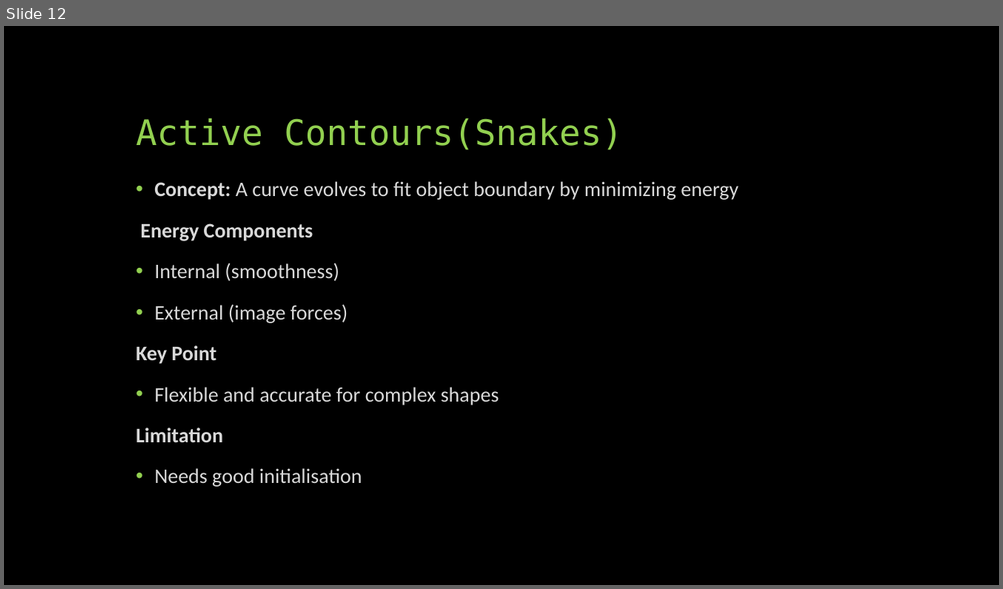
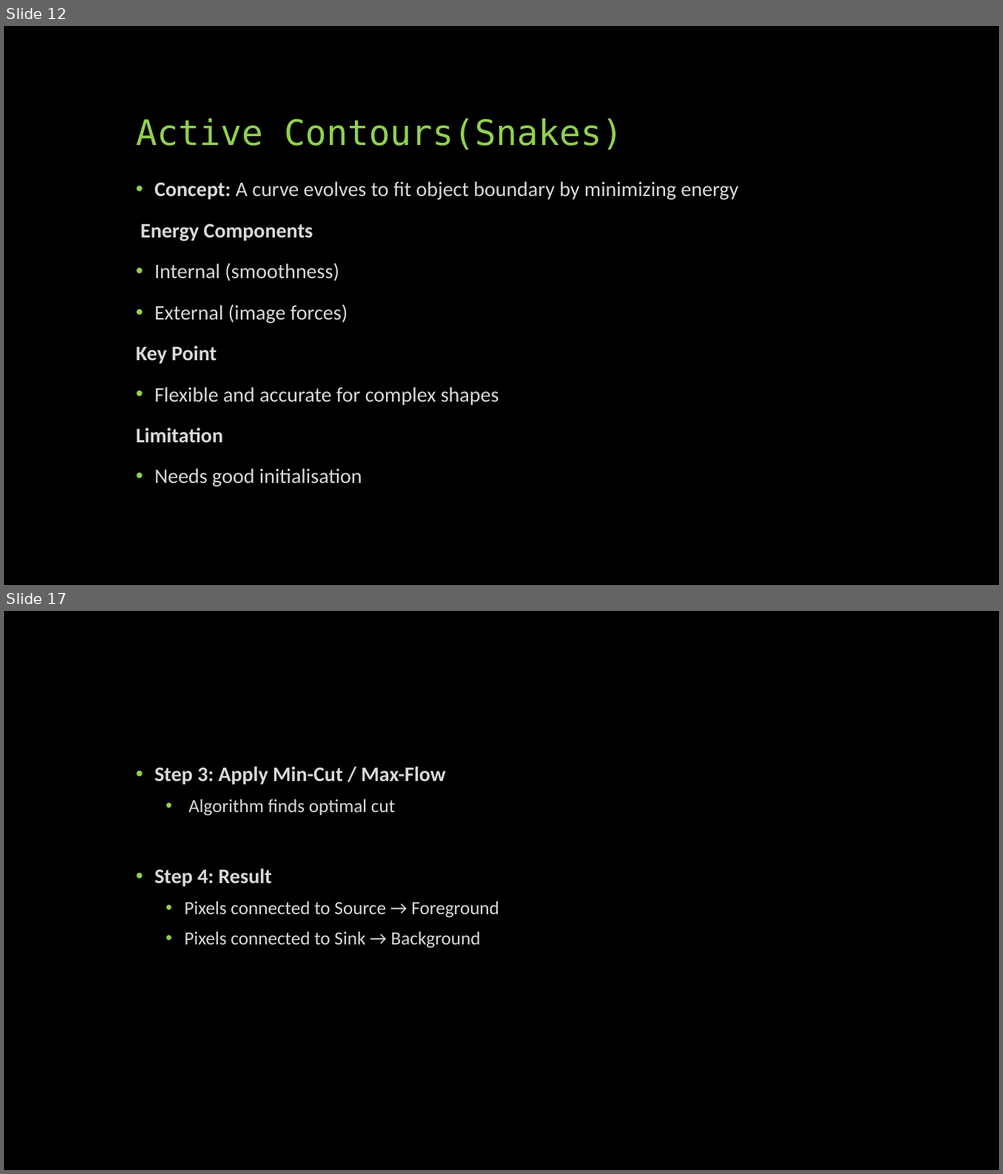
Before and after one commit to SreejithRajan-Lab/Computer-Vision, a slide deck: Presentations/Computer Vision – Module 4 .pptx. Shown one above the other, each under a label of ours: slide 12 before the commit, slides 12 and 17 after it; the slides between them are not shown. The pictures are 1003x589 and 1003x1174 pixels, drawn with LibreOffice and Linux fonts; fonts in the diff are those of the drawing. Boxes give left, top, right and bottom in pixels: in the first picture for what was removed or moved away, otherwise in the second. Text is boxed around its words. In the diff, an @@ line names an element or a change of style, - is before the commit and + after.

```diff
--- a/Presentations/Computer Vision – Module 4 .pptx
+++ b/Presentations/Computer Vision – Module 4 .pptx
@@ slide 17 added at [4, 611, 999, 1170], background #000000 @@
@@ text added at [154, 766, 499, 948], 18 pt, text #D9D9D9 @@
+• Step 3: Apply Min-Cut / Max-Flow
+  • Algorithm finds optimal cut
+• Step 4: Result
+  • Pixels connected to Source → Foreground
+  • Pixels connected to Sink → Background
```
Also in this commit, not shown: 19 other slides added, 2 other files.
